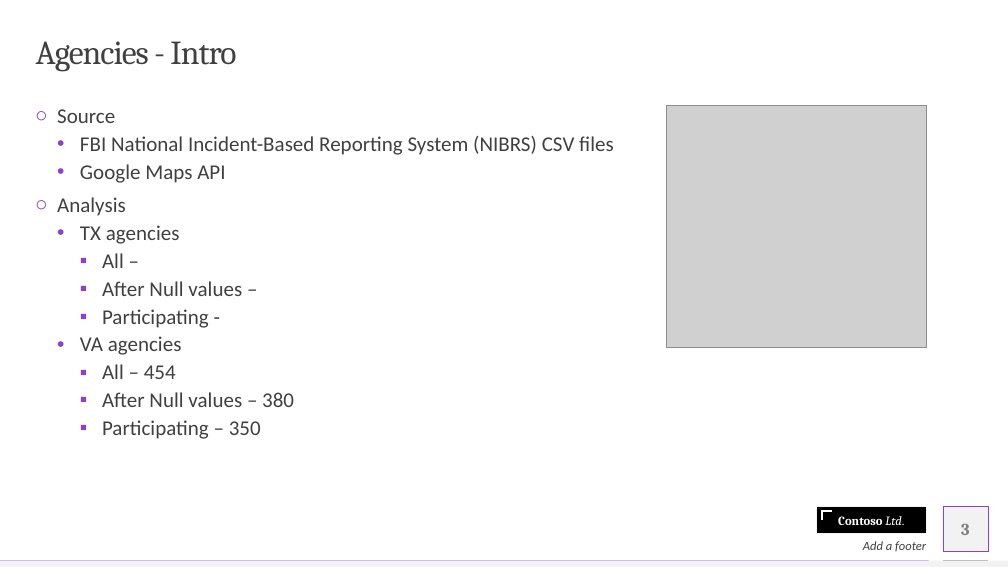
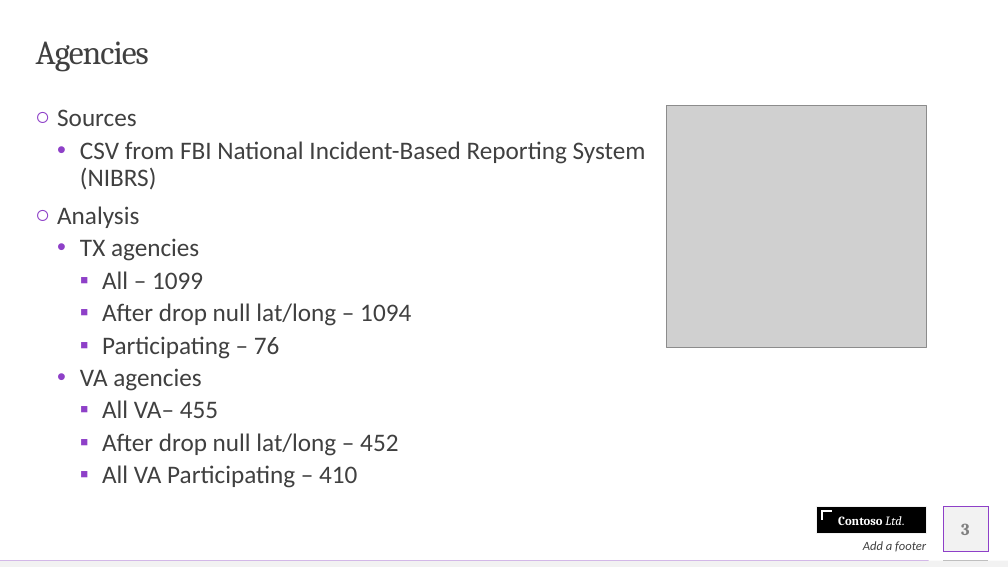
Before and after one commit to olegmrnv/crime_correlations, a slide deck: slide 3 of reports/Crime Analysis .pptx. Drawn at 1008x567 pixels with LibreOffice and Linux fonts; fonts in the diff are those of the drawing; grey boxes stand for pictures. Boxes give left, top, right and bottom in pixels: in the first picture for what was removed or moved away, otherwise in the second. Text is boxed around its words. In the diff, an @@ line names an element or a change of style, - is before the commit and + after.

Commit message:
updates for slide deck

```diff
--- a/reports/Crime Analysis .pptx
+++ b/reports/Crime Analysis .pptx
@@ title at bbox=[36, 41, 149, 72]: text changed @@
-Agencies - Intro
+Agencies
@@ text at bbox=[57, 109, 646, 189]: text changed; size 20 to 24 pt @@
-○ Source
-  • FBI National Incident-Based Reporting System (NIBRS) CSV files
-  • Google Maps API
+○ Sources
+  • CSV from FBI National Incident-Based Reporting System (NIBRS)
@@ text at bbox=[57, 206, 201, 391]: size 20 to 24 pt in "Analysis", "TX agencies", "VA agencies" @@
@@ text at bbox=[102, 271, 411, 359]: text changed; size 20 to 24 pt @@
-    ▪ All –
-    ▪ After Null values –
-    ▪ Participating -
+    ▪ All – 1099
+    ▪ After drop null lat/long – 1094
+    ▪ Participating – 76
@@ text at bbox=[102, 400, 398, 488]: text changed; size 20 to 24 pt @@
-    ▪ All – 454
-    ▪ After Null values – 380
-    ▪ Participating – 350
+    ▪ All VA– 455
+    ▪ After drop null lat/long – 452
+    ▪ All VA Participating – 410
```
Also in this commit, not shown: 4 other slides changed, 5 slides added, 2 slides removed, 7 other files.
